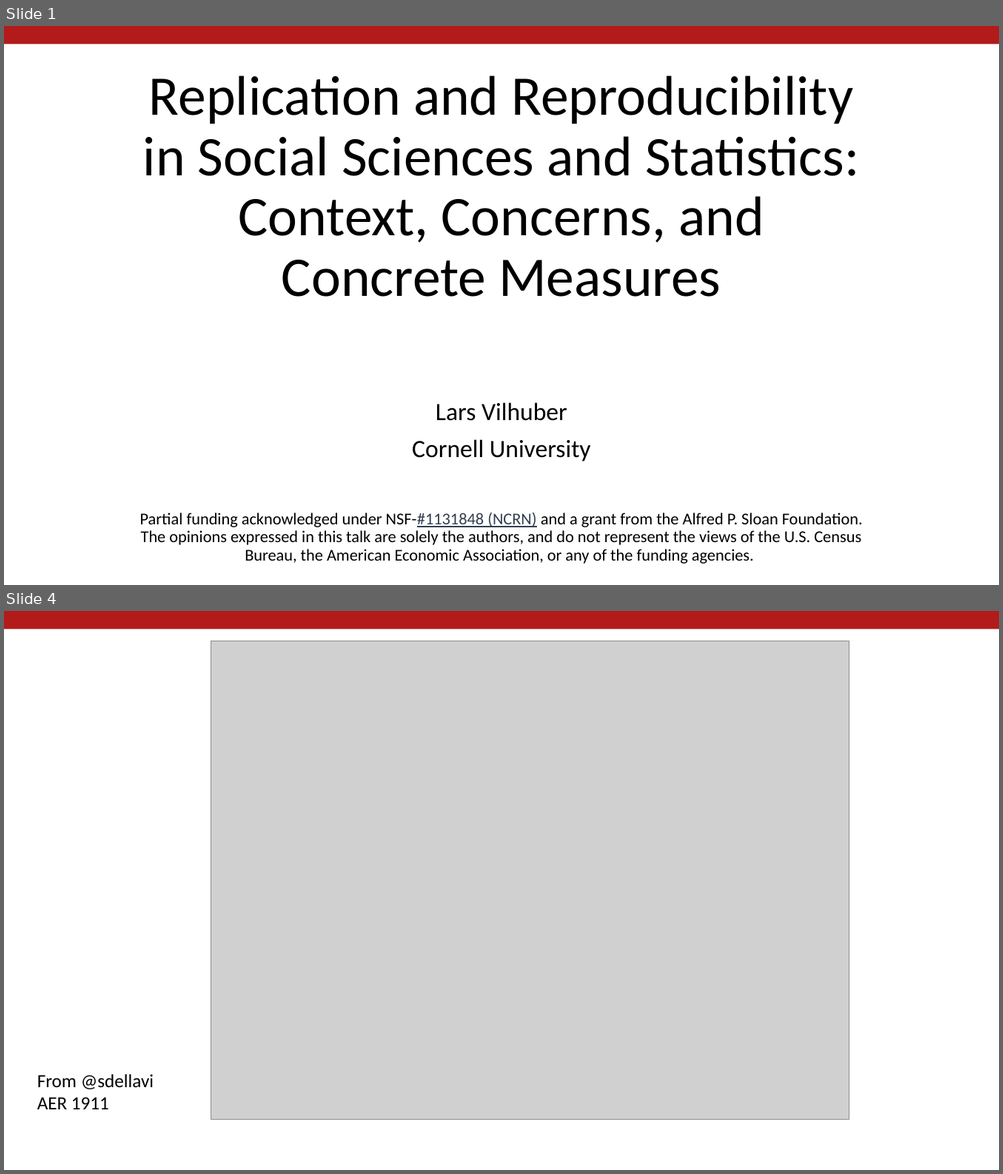
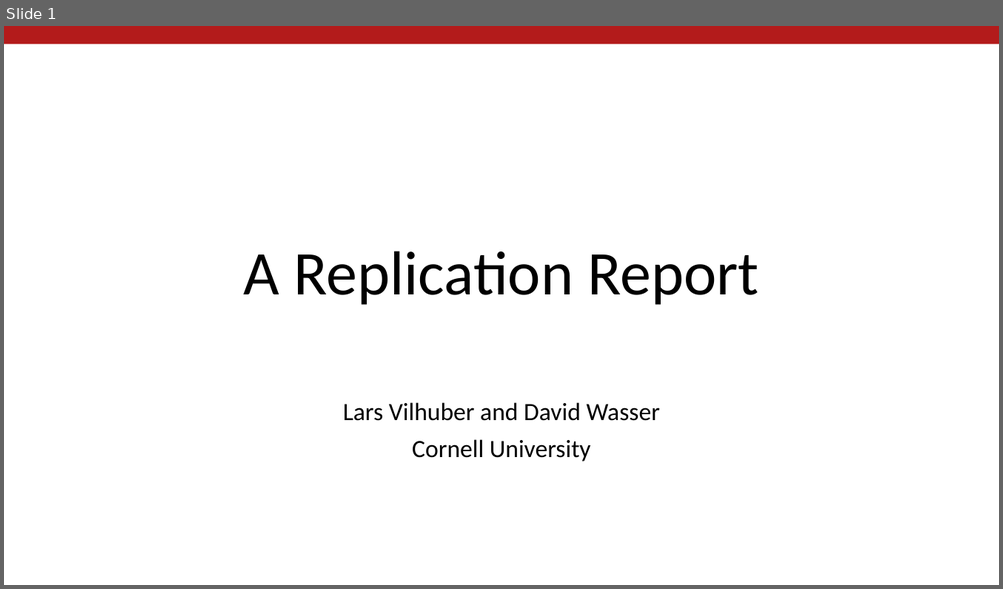
Before and after one commit to labordynamicsinstitute/replicability-training, a slide deck: Fall 2019/Overview-Motivation-AEA-Replication.pptx. Shown one above the other, each under a label of ours: slides 1 and 4 before the commit, slide 1 after it; the slides between them are not shown. The pictures are 1003x1174 and 1003x589 pixels, drawn with LibreOffice and Linux fonts; fonts in the diff are those of the drawing; grey boxes stand for pictures; background and template pictures are left out. Boxes give left, top, right and bottom in pixels: in the first picture for what was removed or moved away, otherwise in the second. Text is boxed around its words. In the diff, an @@ line names an element or a change of style, - is before the commit and + after.

```diff
--- a/Fall 2019/Overview-Motivation-AEA-Replication.pptx
+++ b/Fall 2019/Overview-Motivation-AEA-Replication.pptx
@@ slide 4 removed at box(4, 611, 999, 1170), background #FFFFFF; not listed: 1 template element that a slide beside it also shows @@
@@ picture removed at box(210, 641, 849, 1120) @@
@@ text removed at box(37, 1074, 153, 1110) @@
-From @sdellavi
-AER 1911
@@ slide 1 changed as well @@
@@ title at box(244, 251, 759, 305): text changed; size 54 to 60 pt @@
-Replication and Reproducibility in Social Sciences and Statistics: Context, Concerns, and Concrete Measures
+A Replication Report
@@ subtitle at box(343, 403, 660, 421): text changed @@
-Lars Vilhuber
+Lars Vilhuber and David Wasser
@@ subtitle at box(140, 513, 862, 564): paragraph removed @@
-Partial funding acknowledged under NSF-#1131848 (NCRN) and a grant from the Alfred P. Sloan Foundation.
-The opinions expressed in this talk are solely the authors, and do not represent the views of the U.S. Census Bureau, the American Economic Association, or any of the funding agencies.
```
Also in this commit, not shown: 6 slides added, 26 other slides removed.
